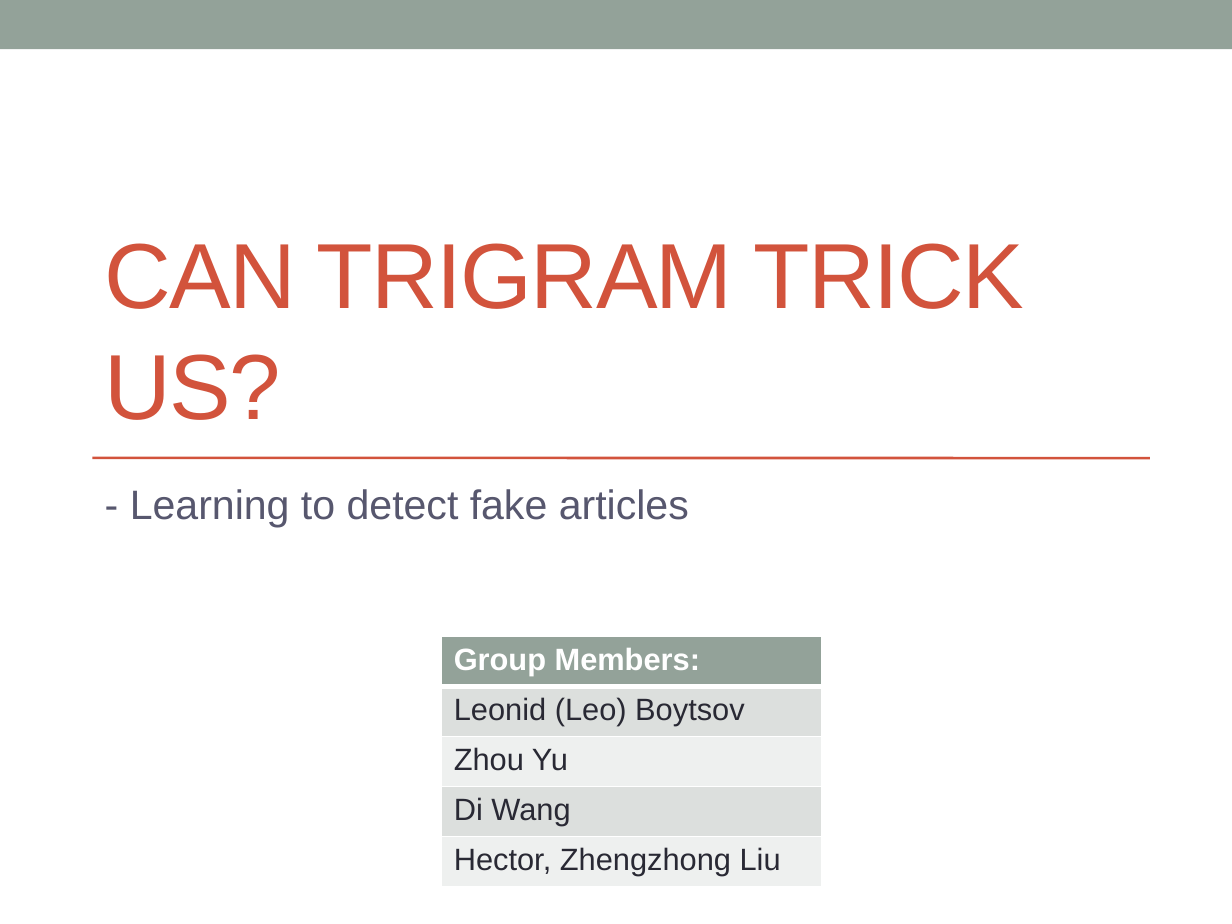
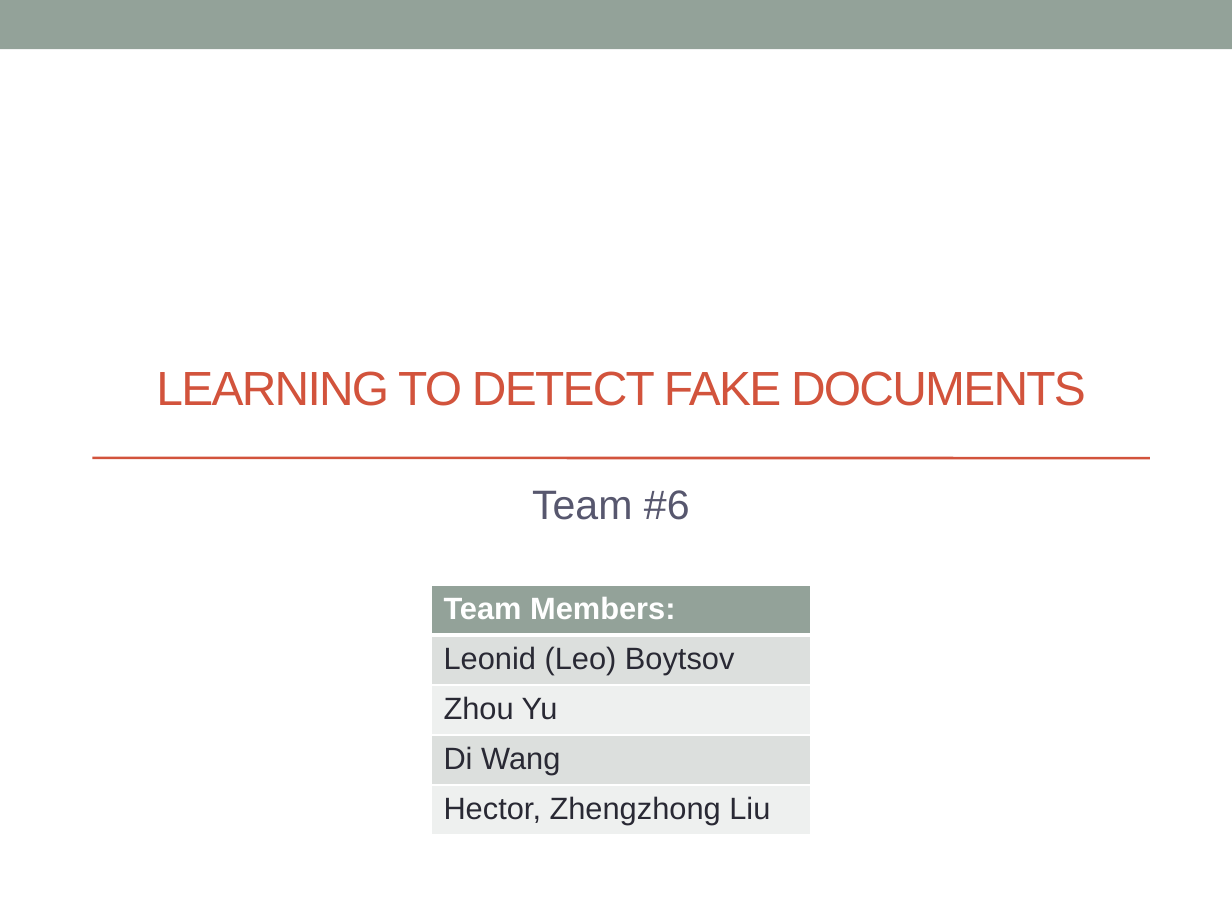
Before and after one commit to hunterhector/LangStats12Spring, a slide deck: slide 1 of Slides/11761-slides.pptx. Drawn at 1232x924 pixels with LibreOffice and Linux fonts; fonts in the diff are those of the drawing. Boxes give left, top, right and bottom in pixels: in the first picture for what was removed or moved away, otherwise in the second. Text is boxed around its words. In the diff, an @@ line names an element or a change of style, - is before the commit and + after.

```diff
--- a/Slides/11761-slides.pptx
+++ b/Slides/11761-slides.pptx
@@ title at (x1=156, y1=371, x2=1086, y2=406): text changed; size 54 to 28 pt @@
-CAN TRIGRAM TRICK US?
+LEARNING TO DETECT FAKE DOCUMENTS
@@ subtitle at (x1=532, y1=490, x2=690, y2=520): text changed @@
-- Learning to detect fake articles
+Team #6
@@ table at (x1=431, y1=585, x2=811, y2=835) @@
-row 1, column 1: Group Members:
+row 1, column 1: Team Members:
@@ table moved from (x1=441, y1=637, x2=821, y2=887) to (x1=431, y1=585, x2=811, y2=835) @@
```
Also in this commit, not shown: 8 other slides changed, 2 slides added, 4 slides removed.
